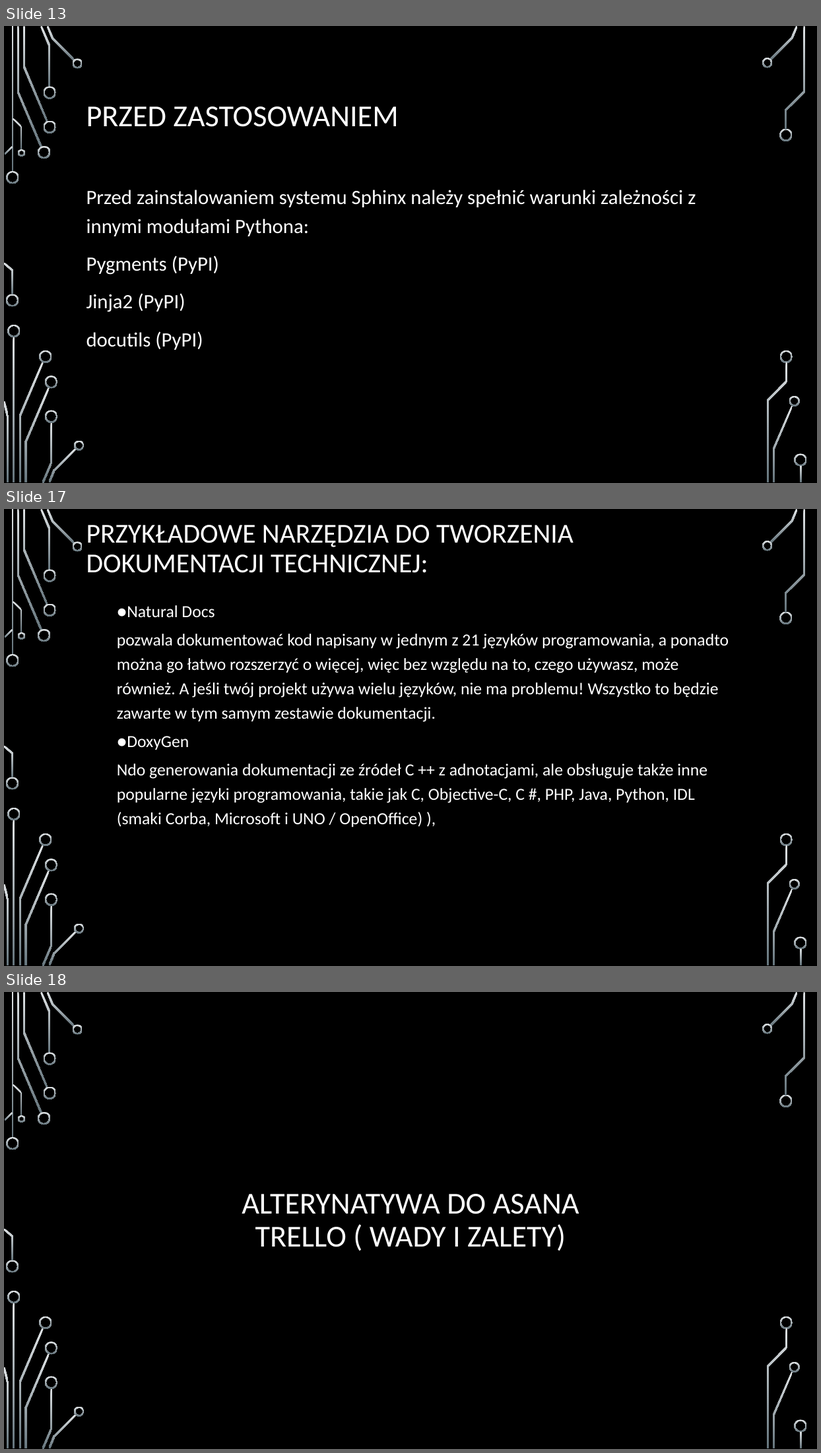
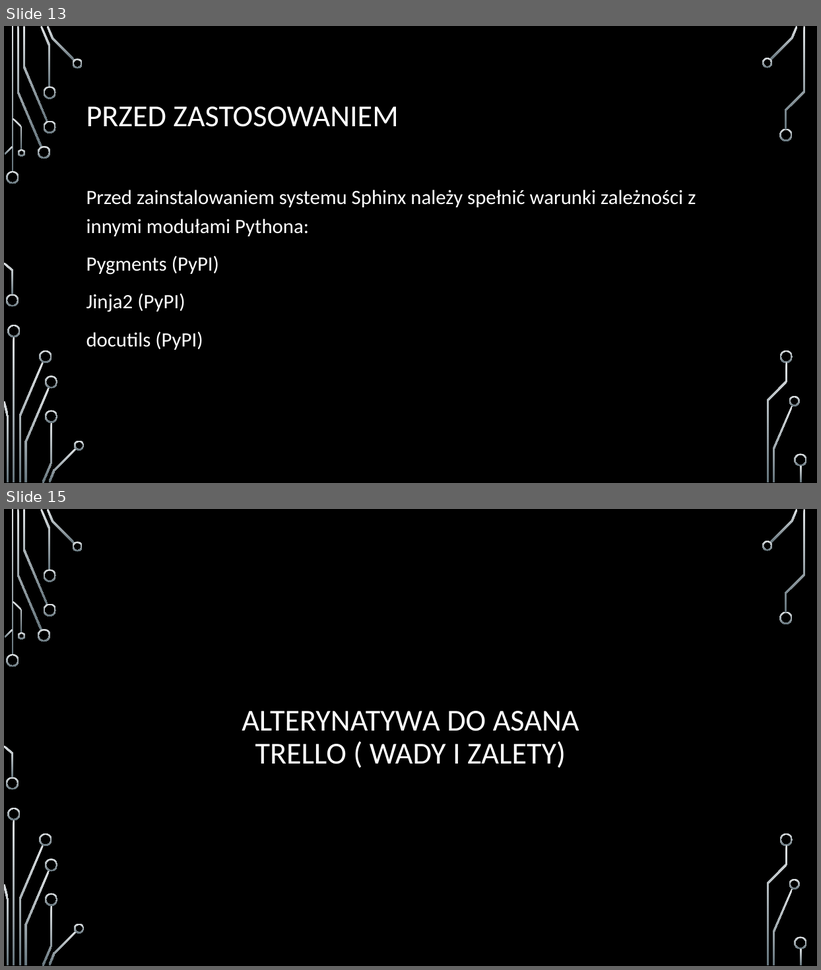
Before and after one commit to arcziko9/ZarzadzanieSystemamiInformatycznymiPOLSL, a slide deck: Projekt3/Adam_Kierat_Arkadiusz_Kałuża_Modul3_prezentacja.pptx. Shown one above the other, each under a label of ours: slides 13, 17 and 18 before the commit, slides 13 and 15 after it; the slides between them are not shown. The pictures are 821x1453 and 821x970 pixels, drawn with LibreOffice and Linux fonts; fonts in the diff are those of the drawing; background and template pictures are left out. Boxes give left, top, right and bottom in pixels: in the first picture for what was removed or moved away, otherwise in the second. Text is boxed around its words. In the diff, an @@ line names an element or a change of style, - is before the commit and + after.

```diff
--- a/Projekt3/Adam_Kierat_Arkadiusz_Kałuża_Modul3_prezentacja.pptx
+++ b/Projekt3/Adam_Kierat_Arkadiusz_Kałuża_Modul3_prezentacja.pptx
@@ slide 17 removed at [4,509,817,966], background picture (left out); not listed: 36 template elements that a slide beside it also shows @@
@@ title removed at [86,525,574,573] @@
-PRZYKŁADOWE NARZĘDZIA DO TWORZENIA DOKUMENTACJI TECHNICZNEJ:
@@ text removed at [117,605,729,827] @@
-  ●Natural Docs
-  pozwala dokumentować kod napisany w jednym z 21 języków programowania, a ponadto można go łatwo rozszerzyć o więcej, więc bez względu na to, czego używasz, może również. A jeśli twój projekt używa wielu języków, nie ma problemu! Wszystko to będzie zawarte w tym samym zestawie dokumentacji.
-  ●DoxyGen
-  Ndo generowania dokumentacji ze źródeł C ++ z adnotacjami, ale obsługuje także inne popularne języki programowania, takie jak C, Objective-C, C #, PHP, Java, Python, IDL (smaki Corba, Microsoft i UNO / OpenOffice) ),
@@ what was slide 18 is now slide 15 @@
```
Also in this commit, not shown: 1 slide changed, 2 other slides removed, 4 other files.
